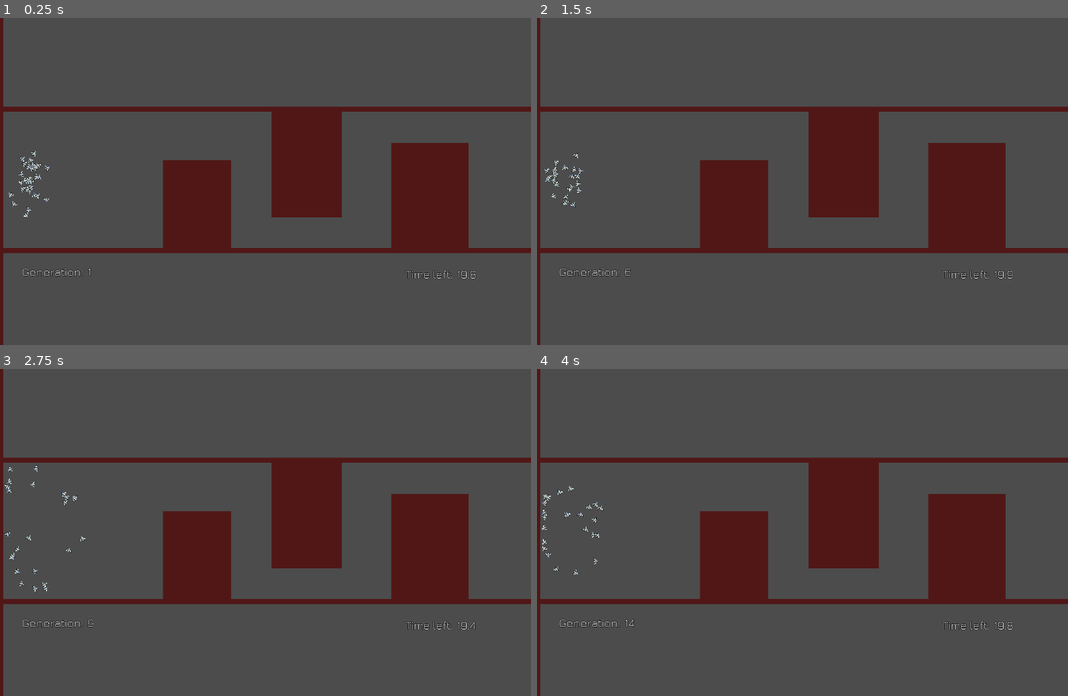
Above: before the commit, frames 1-4 (two rows, left to right).
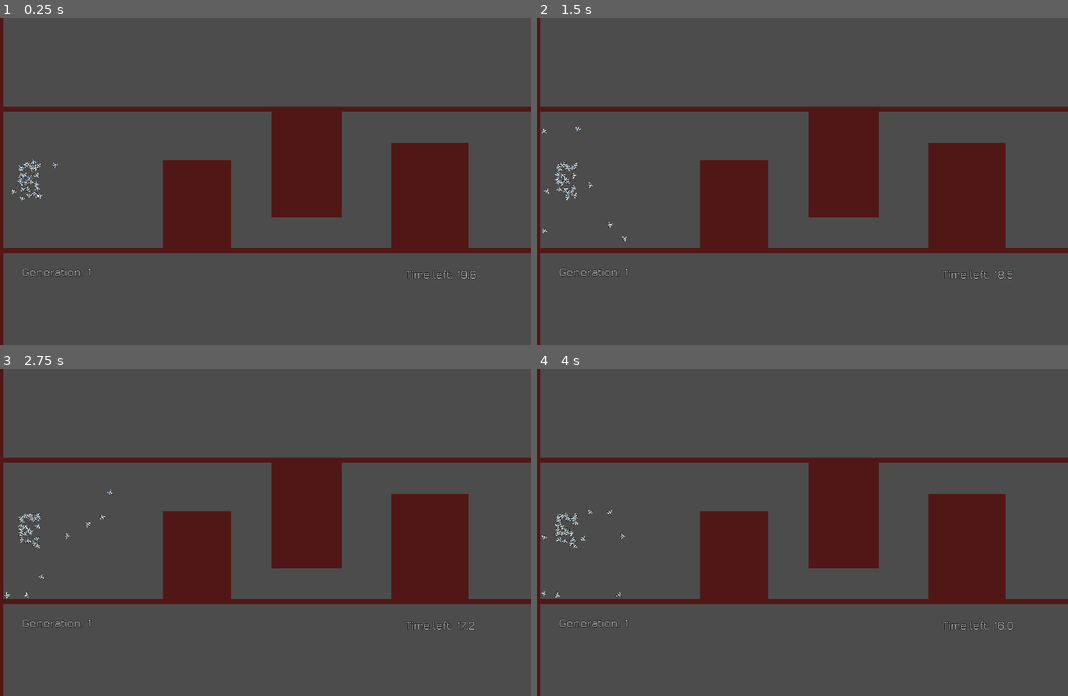
Above: after the commit, the same moments.

Repository: a0x77ry/plasmata
Game: Godot game, scene res://level1.tscn
Same seed, same stepped clock (60 frames per second), same inputs: the game is played once before the commit and once after it.
Inputs:
- Up to frame 1 (0.25 s): no input
- Up to frame 2 (1.5 s): tap Enter (ui_accept) at 0.5, 0.6, 0.77, 1.07, 1.35 s
- Up to frame 3 (2.75 s): tap Enter (ui_accept) at 1.52, 1.82, 2.1 s
- Up to frame 4 (4 s): tap Enter (ui_accept) at 2.85, 3.02, 3.32, 3.6, 3.77 s

The runs differ from the first frame. In frame 1, 0.3% of the frame differs, in the area x 1-11%, y 40-61%; in frame 2, 0.5%; in frame 3, 0.5%, in the area x 0-90%, y 29-80%; in frame 4, 0.5%.

Commit message:
Start speciation. Categorize genomes into species

Diff:
--- a/scripts/agent.gd
+++ b/scripts/agent.gd
@@ -6,7 +6,7 @@
 export (float) var rotation_speed = 1.5
 export (float) var speed_limit = 400.0
 export (float) var rotation_speed_limit = 8.0
-export (int) var number_of_hidden_nodes = 6
+export (int) var number_of_hidden_nodes = 8
 # export (int) var level_width = 1300
 # export (int) var level_height = 350
 
@@ -43,7 +43,6 @@
   # {"name": "go_backward"},
 ]
 var nn_h1 = []
-var nn_h2 = []
 var genome: Dictionary = {} setget set_genome, get_genome
 
 func _ready():
@@ -61,17 +60,15 @@
       Main.used_node_ids.append(i)
       i += 1
     for _i_hidden in range(number_of_hidden_nodes):
+      Main.used_node_ids.append(i)
       nn_h1.append({"id": i})
-      i += 1
-    for _i_hidden in range(number_of_hidden_nodes):
-      nn_h2.append({"id": i})
       i += 1
     for dict in nn_outputs:
       dict["id"] = i
       Main.used_node_ids.append(i)
       i += 1
     genome = {"input_nodes": nn_inputs, "hidden_nodes_1": nn_h1,
-        "hidden_nodes_2": nn_h2, "output_nodes": nn_outputs}
+        "output_nodes": nn_outputs, "fitness": 0}
 
   nn = NN.new(genome)
 
--- a/scripts/level1.gd
+++ b/scripts/level1.gd
@@ -23,8 +23,8 @@
 
 
 func _process(_delta):
-  if Input.is_action_just_pressed("ui_accept"):
-    change_generation()
+  # if Input.is_action_just_pressed("ui_accept"):
+  #   change_generation()
 
   countdown.text = String("%.1f" % timer.time_left)
 
@@ -34,9 +34,16 @@
     var parent_genomes = Main.select_roulette(curve, agents)
     var crossovered_genomes = Main.crossover_sbx(parent_genomes, TARGET_POPULATION)
     Main.genomes = Main.mutate(crossovered_genomes)
+    Main.speciate()
+    # breakpoint
     var err = get_tree().change_scene("res://level1.tscn")
     if err:
       print("Failed to load scene with error: %s" % err)
+
+
+func add_species(genome):
+  var sp = {"prototype": genome, "members": [genome], "avg_fitness": []}
+  Main.species.append(sp)
 
 
 func generate_population():
--- a/scripts/main.gd
+++ b/scripts/main.gd
@@ -5,11 +5,22 @@
 const MUTATION_STANDARD_DEVIATION = 2.0
 const EXPECTED_MUTATED_GENES = 1.0
 const DEVIATION_FROM_PARENTS = 0.1
-
+const C1 := 1.0
+const C2 := 1.0
+const C3 := 0.4
+const dt := 0.3
+
+
+var random = RandomNumberGenerator.new()
 var used_node_ids := []
 var genomes := [] # A list of genomes
+var species := []
 var generation := 0
 # var init_rot = rand_range(-PI, PI)
+
+
+func _ready():
+  random.randomize()
 
 
 func select_naive(agents):
@@ -20,11 +31,10 @@
   for agent in fittest_agents:
     # print("agent's position.x is: %s" % agent.position.x)
     _genomes.append(agent.genome.duplicate())
-  return _genomes
+    return _genomes
 
 
 func select_roulette(curve, agents):
-  var random = RandomNumberGenerator.new()
   random.randomize()
   var total_distance := 0.0
   var _genomes = []
@@ -39,15 +49,15 @@
       # var selection_probability = pow(agent.global_position.x, 2.0) / total_distance
       var selection_probability = pow(offset, 2.0) / total_distance
       if random.randf() < selection_probability:
+        agent.genome["fitness"] = offset
         _genomes.append(agent.genome.duplicate())
   return _genomes
 
 
 func crossover_sbx(parent_genomes_original, target_polutation: int):
-  var random = RandomNumberGenerator.new()
+  random.randomize()
   var parent_genomes = parent_genomes_original.duplicate()
   var original_genomes_size = parent_genomes.size()
-  random.randomize()
   var offspring_genomes := []
   # while parent_genomes.size() >= 2:
   #   var couple := [parent_genomes.pop_at(random.randi_range(0, parent_genomes.size() - 1)),
@@ -66,7 +76,6 @@
 
 
 func couple_crossover_sbx(couple_genomes, number_of_offspring):
-  var random = RandomNumberGenerator.new()
   random.randomize()
   var crossovered_genomes := []
   var crossovered_genome = couple_genomes[0].duplicate()
@@ -87,14 +96,6 @@
       offspring_link_bias_1 = ((1.0 + b) * p0_b + (1.0 - b) * p1_b) / 2.0
       offspring_link_bias_2 = ((1.0 - b) * p0_b + (1.0 + b) * p1_b) / 2.0
 
-      # if p0_w != p1_w or p0_ws != p1_ws:
-      #   print("Parent 0 weight: %s" % p0_w)
-      #   print("Parent 1 weight: %s" % p1_w)
-      #   print("Offspring weight: %s" % offspring_link_weight_1)
-      #   print("Parent 0 w_shift: %s" % p0_ws)
-      #   print("Parent 1 w_shift: %s" % p1_ws)
-      #   print("Offspring w_shift: %s" % offspring_link_w_shift_1)
-
       crossovered_genome["links"][i]["weight"] = offspring_link_weight_1
       crossovered_genome["links"][i]["weight"] = offspring_link_weight_2
       crossovered_genome["links"][i]["bias"] = offspring_link_bias_1
@@ -105,7 +106,6 @@
 
 
 func mutate(parent_genomes):
-  var random = RandomNumberGenerator.new()
   random.randomize()
   var check := false
   var mutated_genomes = parent_genomes.duplicate(true)
@@ -134,11 +134,68 @@
   return mutated_genomes
 
 
+func speciate():
+    for genome in genomes:
+      var gen_all_nodes = genome["input_nodes"] + genome["hidden_nodes_1"] \
+          + genome["output_nodes"] + genome["links"];
+      var gen_all_ids = []
+      for node in gen_all_nodes:
+        gen_all_ids.append(node["id"])
+      var gen_max_id = gen_all_ids.max()
+
+      if !species.empty():
+        var is_different_species := true
+        for sp in species:
+          var N = max(genome.size(), sp["prototype"].size()) # find N
+
+          var prot = sp["prototype"]
+          var prot_all_nodes = prot["input_nodes"] + prot["hidden_nodes_1"] \
+              + prot["output_nodes"] + prot["links"]
+          var prot_all_ids = []
+          for node in prot_all_nodes:
+            prot_all_ids.append(node["id"])
+          var prot_max_id = prot_all_ids.max()
+          var excess_genes_num = abs(gen_max_id - prot_max_id) # find excess genes
+
+          var min_id = min(gen_max_id, prot_max_id)
+          var disjoined_genes_num = 0
+          var weight_diffs = []
+          for gen_n in gen_all_nodes:
+            if !prot_all_ids.has(gen_n["id"]) and gen_n["id"] <= min_id:
+              disjoined_genes_num += 1 #find disjoined genes
+
+            for prot_n in prot_all_nodes:
+              if prot_n.has("weight") && prot_n["id"] == gen_n["id"]:
+                assert(gen_n.has("weight"), "Error in change_generation(). pron_n is a link while gen_n isn't")
+                weight_diffs.append(abs(prot_n["weight"] - gen_n["weight"]))
+          var weight_diffs_sum = 0.0
+          for weight_diff in weight_diffs:
+            weight_diffs_sum += weight_diff
+          var avg_weight_diff = weight_diffs_sum / weight_diffs.size() # find average weight differences
+
+          var compatibility_distance = ((C1 * excess_genes_num) / N) \
+              + ((C2 * disjoined_genes_num) / N) \
+              + (C3 * avg_weight_diff)
+          print("Compatibility distance: %s" % compatibility_distance)
+          if compatibility_distance < dt:
+            is_different_species = false
+            # TODO: add genome as member of sp
+        if is_different_species:
+          add_species(genome)
+      else: # species are empty
+          add_species(genome)
+
+
+func add_species(genome):
+  var sp = {"prototype": genome, "members": [genome], "avg_fitness": []}
+  species.append(sp)
+
+
 func generate_UID():
-  var id = randi() % 1000
-  while id in used_node_ids:
-    id = randi() % 1000
-  return id
+  # var id = randi() % 1000
+  # while id in used_node_ids:
+  #   id = randi() % 1000
+  return used_node_ids.max() + 1
 
 
 
--- a/scripts/neural_network.gd
+++ b/scripts/neural_network.gd
@@ -28,22 +28,16 @@
     var h1_node = HiddenNode.new(hidden_node_1_gene["id"])
     hidden_layer_1.append(h1_node)
 
-  for hidden_node_2_gene in genome["hidden_nodes_2"]:
-    var h2_node = HiddenNode.new(hidden_node_2_gene["id"])
-    hidden_layer_2.append(h2_node)
-
   for output_node_gene in genome["output_nodes"]:
     var o_node = OutputNode.new(output_node_gene["id"], output_node_gene["name"])
     output_layer.append(o_node)
 
-  var all_nodes = input_layer + hidden_layer_1 + hidden_layer_2 + output_layer
+  var all_nodes = input_layer + hidden_layer_1 + output_layer
 
   # Create the links between the nodes
   if !genome.has("links"):
     genome["links"] = []
-    connect_nn_layers(input_layer, hidden_layer_1)
-    connect_nn_layers(hidden_layer_1, hidden_layer_2)
-    connect_nn_layers(hidden_layer_2, output_layer)
+    connect_nn_layers(input_layer, output_layer)
   else:
     # Use genome to connect the links
     for link in genome["links"]:
@@ -57,7 +51,6 @@
           target_node = node
       if (source_node != null) && (target_node != null):
         var link_instance = Link.new(link["id"], source_node, target_node, link["weight"], link["bias"])
-        # var link_instance = Link.new(link["id"], source_node, target_node, link["weight"])
         links.append(link_instance)
 
 
